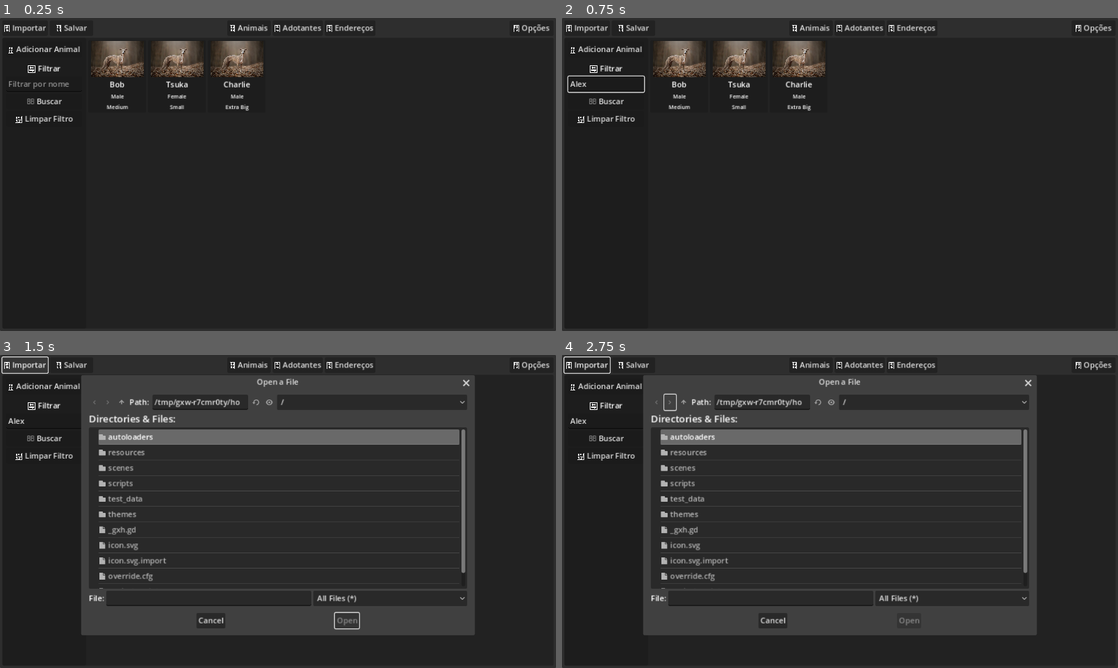
Above: before the commit, frames 1-4 (two rows, left to right).
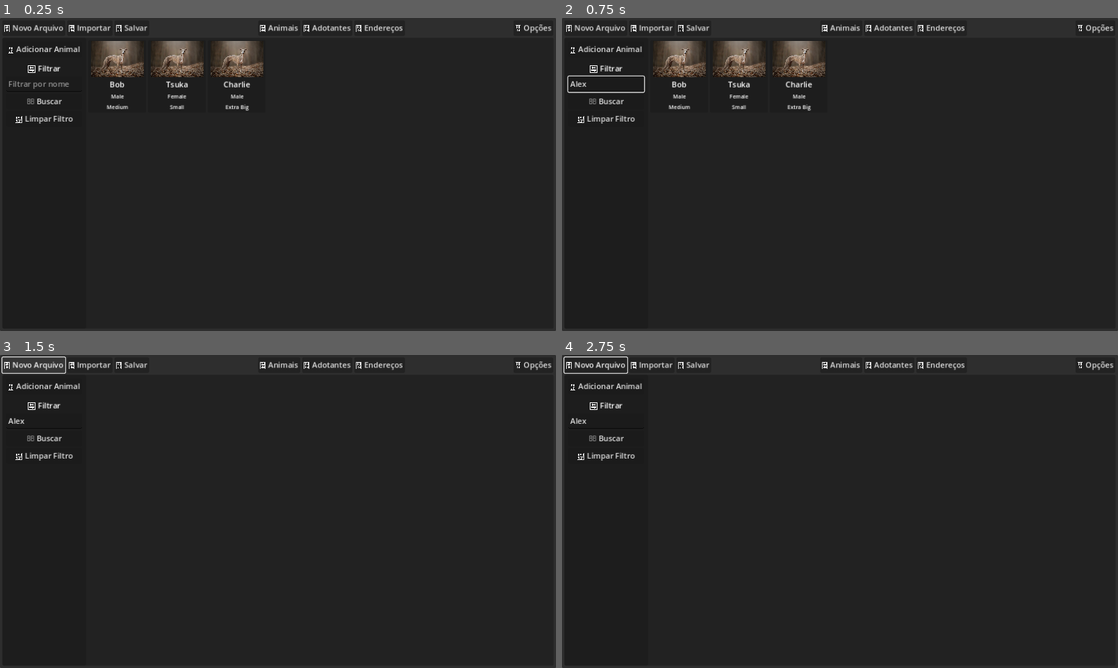
Above: after the commit, the same moments.

Repository: zMenta/GoSilas
Game: Godot game, scene res://scenes/main.tscn
Same seed, same stepped clock (60 frames per second), same inputs: the game is played once before the commit and once after it.
Inputs (mouse positions are in pixels of both pictures, inside the frame that each line leads up to):
- Up to frame 1 (0.25 s): no input
- Up to frame 2 (0.75 s): click (606, 83) at 0.52 s; type "Alex" at 0.6 s
- Up to frame 3 (1.5 s): click (33, 364) at 1.25 s, where only the run after the commit has a clickable " Novo Arquivo"
- Up to frame 4 (2.75 s): click (667, 401) at 2.02 s

The runs differ from the first frame. In frame 1, 0.8% of the frame differs, in the area x 1-100%, y 2-12%; in frame 2, 0.8%; in frame 3, 24%, in the area x 1-100%, y 0-90%; in frame 4, 24%.

Commit message:
added new file button

Diff:
--- a/scenes/main.tscn
+++ b/scenes/main.tscn
@@ -30,6 +30,12 @@
 [node name="Header" type="HBoxContainer" parent="MarginContainer/VBoxContainer"]
 layout_mode = 2
 
+[node name="NewSaveButton" type="Button" parent="MarginContainer/VBoxContainer/Header"]
+unique_name_in_owner = true
+layout_mode = 2
+size_flags_horizontal = 3
+text = " Novo Arquivo"
+
 [node name="ImportSaveButton" type="Button" parent="MarginContainer/VBoxContainer/Header"]
 unique_name_in_owner = true
 layout_mode = 2
@@ -104,19 +110,19 @@
 [node name="AddAnimal" type="Button" parent="MarginContainer/VBoxContainer/PanelContainer/MainSplitContainer/CardContainer/RightContainer/MarginContainer/VBoxContainer"]
 unique_name_in_owner = true
 layout_mode = 2
-text = " Adicionar Animal"
+text = " Adicionar Animal"
 
 [node name="AddAdopter" type="Button" parent="MarginContainer/VBoxContainer/PanelContainer/MainSplitContainer/CardContainer/RightContainer/MarginContainer/VBoxContainer"]
 unique_name_in_owner = true
 visible = false
 layout_mode = 2
-text = " Adicionar Adotante"
+text = " Adicionar Adotante"
 
 [node name="AddAddress" type="Button" parent="MarginContainer/VBoxContainer/PanelContainer/MainSplitContainer/CardContainer/RightContainer/MarginContainer/VBoxContainer"]
 unique_name_in_owner = true
 visible = false
 layout_mode = 2
-text = " Adicionar Endereço"
+text = " Adicionar Endereço"
 
 [node name="HSeparator" type="HSeparator" parent="MarginContainer/VBoxContainer/PanelContainer/MainSplitContainer/CardContainer/RightContainer/MarginContainer/VBoxContainer"]
 layout_mode = 2
@@ -202,7 +208,7 @@
 
 [node name="FileDialog" type="FileDialog" parent="."]
 unique_name_in_owner = true
-title = "Carregar Imagem"
+title = "Open a File"
 initial_position = 4
 size = Vector2i(800, 500)
 ok_button_text = "Open"
@@ -213,7 +219,7 @@
 [node name="OpenSaveFileDialog" type="FileDialog" parent="."]
 unique_name_in_owner = true
 auto_translate_mode = 1
-title = "Importar Arquivo"
+title = "Open a File"
 initial_position = 4
 size = Vector2i(800, 500)
 ok_button_text = "Open"
@@ -245,6 +251,7 @@
 offset_right = 604.0
 offset_bottom = 396.0
 
+[connection signal="pressed" from="MarginContainer/VBoxContainer/Header/NewSaveButton" to="." method="_on_new_save_button_pressed"]
 [connection signal="pressed" from="MarginContainer/VBoxContainer/Header/ImportSaveButton" to="." method="_on_import_save_button_pressed"]
 [connection signal="pressed" from="MarginContainer/VBoxContainer/Header/SaveButton" to="." method="_on_save_button_pressed"]
 [connection signal="pressed" from="MarginContainer/VBoxContainer/Header/AnimalButton" to="." method="_on_animal_button_pressed"]
--- a/scripts/main.gd
+++ b/scripts/main.gd
@@ -207,3 +207,7 @@
 	if file is SaveFile:
 		Storage.save_file = load(path)
 		_on_animal_button_pressed()
+
+func _on_new_save_button_pressed() -> void:
+	Storage.save_file = SaveFile.new()
+	_on_animal_button_pressed()
